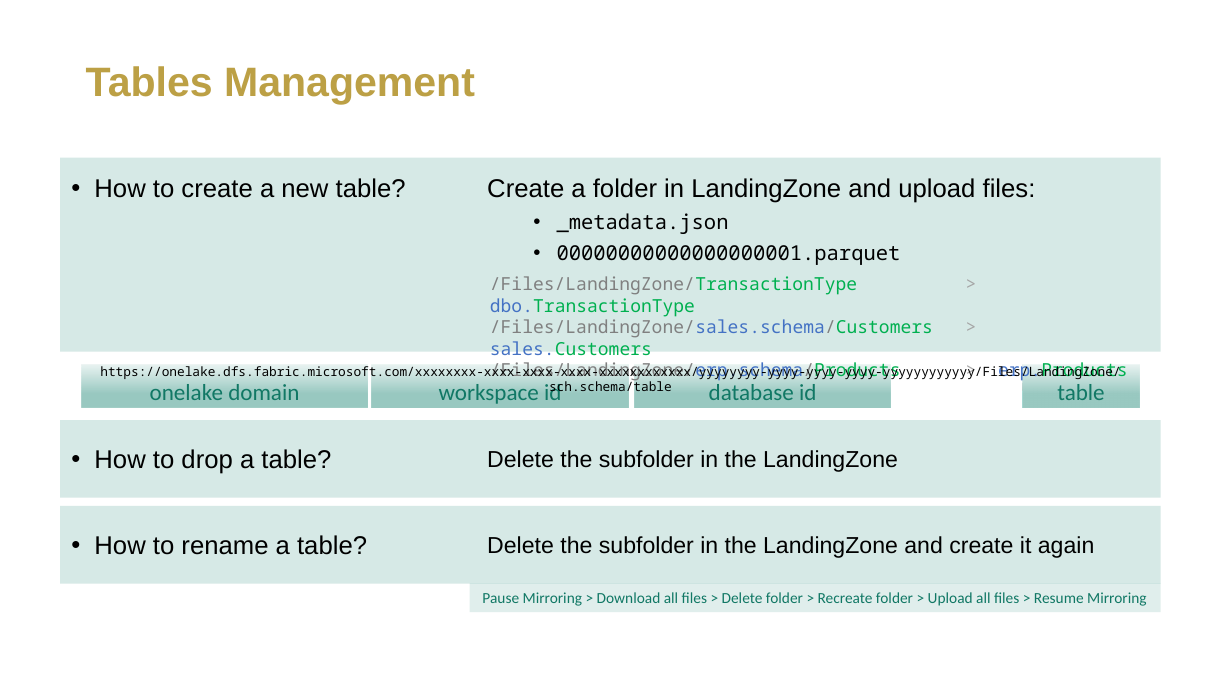
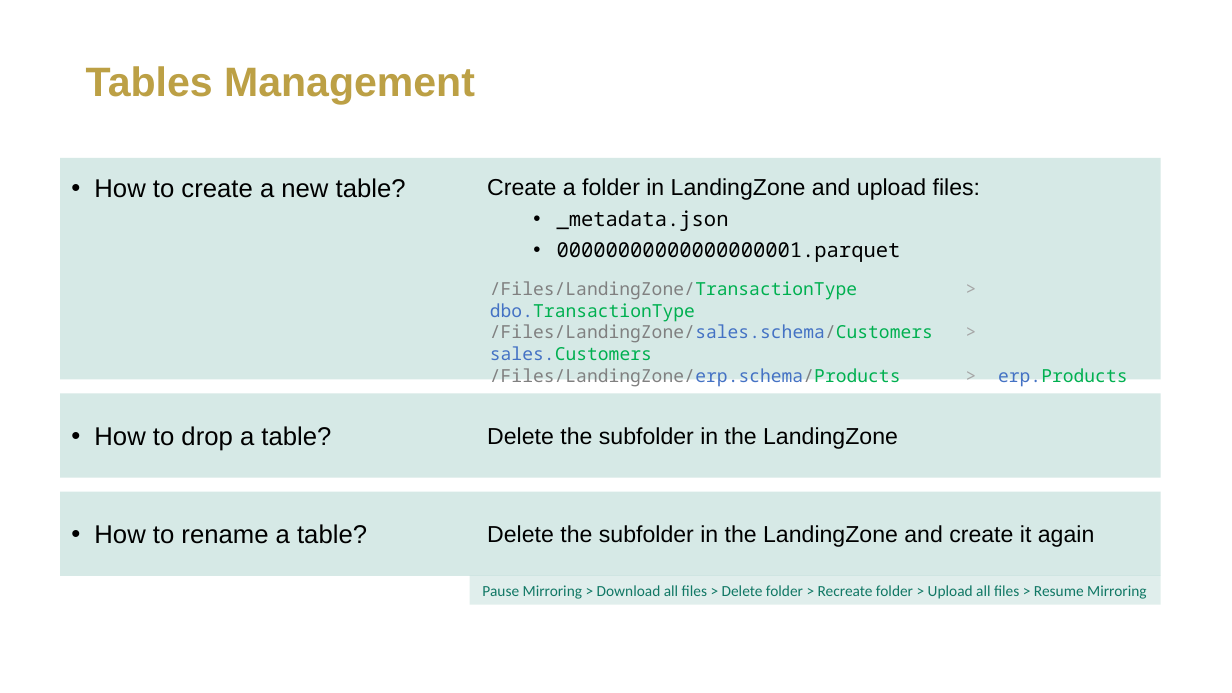
Before and after one commit to metxito/mastering-open-mirroring, a slide deck: slide 21 of documentation/under_edition/EMFCC25_SpeakerPPT_TemplateA_Styled.pptx. Drawn at 1232x693 pixels with LibreOffice and Linux fonts; fonts in the diff are those of the drawing; background and template pictures are left out. Boxes give left, top, right and bottom in pixels: in the first picture for what was removed or moved away, otherwise in the second. Text is boxed around its words. In the diff, an @@ line names an element or a change of style, - is before the commit and + after.

```diff
--- a/documentation/under_edition/EMFCC25_SpeakerPPT_TemplateA_Styled.pptx
+++ b/documentation/under_edition/EMFCC25_SpeakerPPT_TemplateA_Styled.pptx
@@ rectangle: place and size @@
-rectangle at [60, 158, 1161, 352]
+rectangle at [60, 158, 1161, 380]
@@ text at [487, 178, 980, 200]: size 20 to 18 pt in "Create a folder in LandingZone and upload ..." @@
@@ text "/Files/LandingZone/TransactionType > dbo.TransactionType": place and size @@
-text "/Files/LandingZone/TransactionType > dbo.TransactionType" at [490, 276, 1128, 382]
+text "/Files/LandingZone/TransactionType > dbo.TransactionType" at [490, 281, 1128, 387]
@@ rectangle removed at [82, 365, 368, 407] @@
-onelake domain
@@ text removed at [100, 360, 1120, 395] @@
-https://onelake.dfs.fabric.microsoft.com/xxxxxxxx-xxxx-xxxx-xxxx-xxxxxxxxxxxx/yyyyyyyy-yyyy-yyyy-yyyy-yyyyyyyyyyyy/Files/LandingZone/sch.schema/table
@@ rectangle removed at [372, 365, 628, 407] @@
-workspace id
@@ rectangle removed at [635, 365, 891, 407] @@
-database id
@@ rectangle removed at [1023, 365, 1141, 407] @@
-table
@@ rectangle: place and size @@
-rectangle at [60, 421, 1161, 498]
+rectangle at [60, 394, 1161, 478]
@@ text "How to drop a table?": place and size @@
-text "How to drop a table?" at [94, 449, 331, 474]
+text "How to drop a table?" at [94, 426, 331, 451]
@@ text "Delete the subfolder in the ...": place and size @@
-text "Delete the subfolder in the ..." at [487, 450, 898, 472]
+text "Delete the subfolder in the ..." at [487, 427, 898, 449]
@@ rectangle: place and size @@
-rectangle at [60, 506, 1161, 584]
+rectangle at [60, 492, 1161, 576]
@@ text "How to rename a table?": place and size @@
-text "How to rename a table?" at [94, 535, 367, 555]
+text "How to rename a table?" at [94, 524, 367, 544]
@@ text "Delete the subfolder in the ...": place and size @@
-text "Delete the subfolder in the ..." at [487, 536, 1095, 558]
+text "Delete the subfolder in the ..." at [487, 525, 1095, 547]
@@ rectangle "Pause Mirroring > Download all ...": place and size @@
-rectangle "Pause Mirroring > Download all ..." at [470, 583, 1161, 613]
+rectangle "Pause Mirroring > Download all ..." at [470, 576, 1161, 605]
```
Also in this commit, not shown: 18 other slides changed, 1 slide added, 4 other files.
